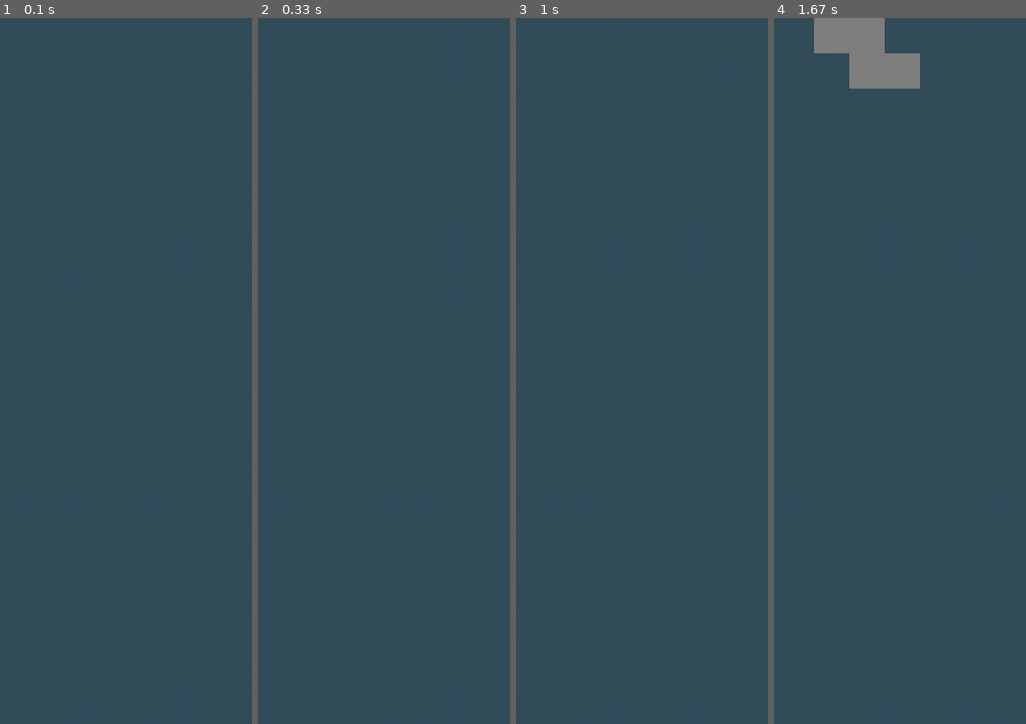
Above: before the commit, frames 1-4 (left to right).
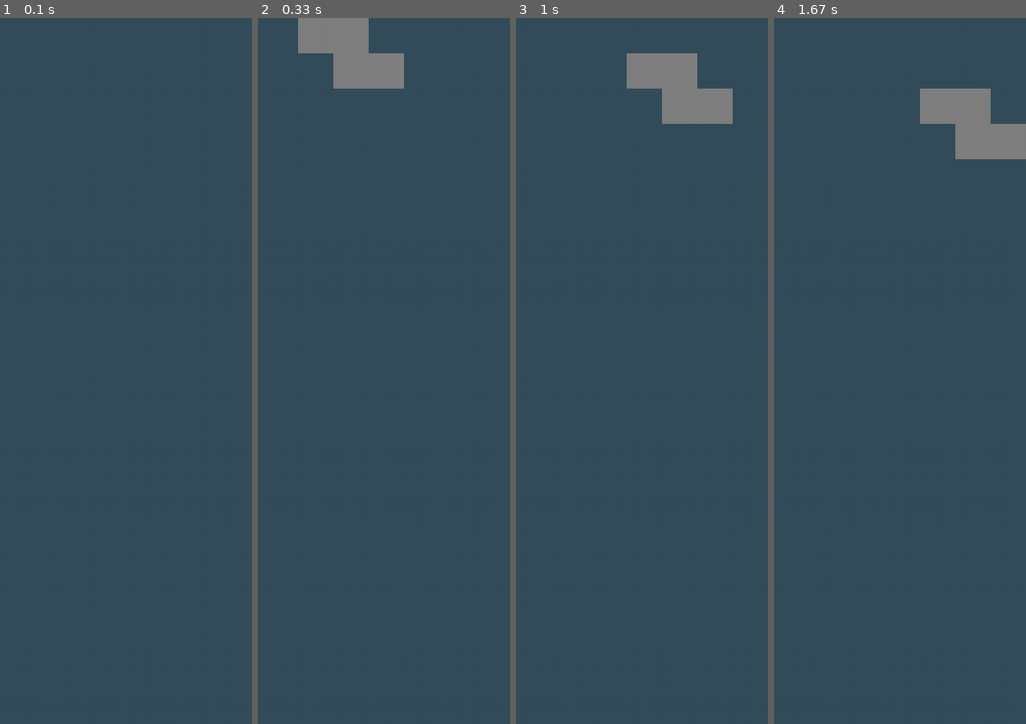
Above: after the commit, the same moments.

Repository: coolryan/TetrisGameWithPygame
Game: pygame game, started from src/main.py
The game is run twice, just before and just after one commit, with the same random seed, the same clock (stepped at 60 frames per second) and the same inputs.
Inputs:
- Up to frame 1 (0.1 s): no input
- Up to frame 2 (0.33 s): no input
- Up to frame 3 (1 s): hold Right 0.33-0.8 s; hold Right from 0.83 s (still down)
- Up to frame 4 (1.67 s): release Right at 1.3 s; hold Left from 1.33 s (still down)

Frame 1 is identical in both runs. In frame 2, 2.8% of the frame differs, in the area x 15-58%, y 0-10%; in frame 3, 2.8%; in frame 4, 5.6%, in the area x 15-100%, y 0-20%.

Commit message:
Fix movement and fix falling speed

Diff:
--- a/src/Models/Tetris.py
+++ b/src/Models/Tetris.py
@@ -86,7 +86,9 @@
     def downMove(self):
         for fig in self.figures:
             if fig.isActive and fig.getBottom() <= self.height:
-                moveAmount = self.speed if (self.height - fig.getBottom()) >= self.height else (self.height - fig.getBottom())
+                spaceLeft = self.height - fig.getBottom()
+                enoughSpace = self.speed <= spaceLeft
+                moveAmount = self.speed if enoughSpace else spaceLeft
                 fig.setY(fig.y+moveAmount)
 
             if fig.getBottom() >= self.height:
--- a/src/main.py
+++ b/src/main.py
@@ -70,6 +70,8 @@
     # game loop
     running = True
 
+    game_tick_freq = 7
+    turn = 0
     while running:
 
         screen.fill((52, 78, 91))
@@ -78,7 +80,8 @@
         game.draw(screen)
 
         # call move
-        game.move()
+        if turn % game_tick_freq == 0:
+            game.move()
 
         # call deactive
         game.deactivate()
@@ -159,7 +162,8 @@
         # pygame update
         pygame.display.update()
 
-        time.sleep(1.5)
+        time.sleep(.1)
+        turn += 1
 
 # run the main program
 if __name__ == '__main__':
